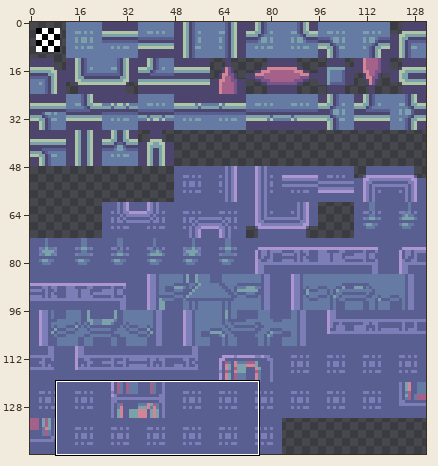
Edited in one commit: sprite sheet (TowerOfDreams/tilesets/tFloor1/output_tileset.png). Above, an overview of the earlier version with the close-up marked.
Close-up. First the earlier version:
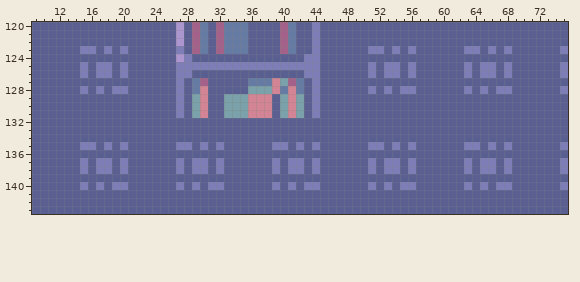
The file is 132x144 pixels. Shown: x 9..75, y 120..143.
And afterwards:
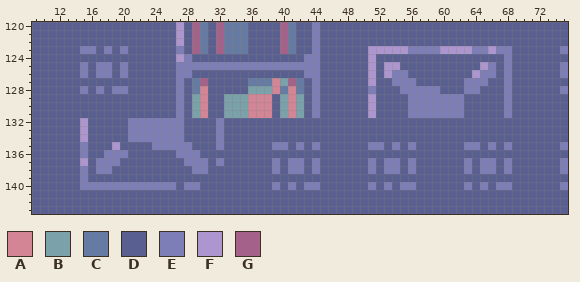
Palette (. is transparent): A #d38595  B #7ba1ab  C #657ba3  D #5a5f92  E #7d7db7  F #ad96cf  G #a4628a
From old to new:
@@ x 9..75 @@
 122 DDDDDDDDDDDDDDDDDDFDGCDGCCCDDDDGCDDEDDDDDDDDDDDDDDDDDDDDDDDDDDDDDDD
-123 DDDDDDEEDEDEDDDDDDEDGCDGCCCDDDDGCDDEDDDDDDEEDEDEDDDDDDEEDEDEDDDDDDE
-124 DDDDDDDDDDDDDDDDDDFEDDDDDDDDDDDDDDEEDDDDDDDDDDDDDDDDDDDDDDDDDDDDDDD
-125 DDDDDDEDEEDEDDDDDDEEEEEEEEEEEEEEEEEEDDDDDDEDEEDEDDDDDDEDEEDEDDDDDDE
-126 DDDDDDEDEEDEDDDDDDEEDDDDDDDDDDDDDDEEDDDDDDEDEEDEDDDDDDEDEEDEDDDDDDE
-127 DDDDDDDDDDDDDDDDDDEDCGDDDDDCCCABGCDEDDDDDDDDDDDDDDDDDDDDDDDDDDDDDDD
-128 DDDDDDEDEDEEDDDDDDEDCADDDDDBBBACACDEDDDDDDEDEDEEDDDDDDEDEDEEDDDDDDE
-129 DDDDDDDDDDDDDDDDDDEDBADDBBBAAADBABDEDDDDDDDDDDDDDDDDDDDDDDDDDDDDDDD
-130 DDDDDDDDDDDDDDDDDDEDBADDBBBAAADBABDEDDDDDDDDDDDDDDDDDDDDDDDDDDDDDDD
-131 DDDDDDDDDDDDDDDDDDEDBADDBBBAAADBABDEDDDDDDDDDDDDDDDDDDDDDDDDDDDDDDD
-132 DDDDDDDDDDDDDDDDDDDDDDDDDDDDDDDDDDDDDDDDDDDDDDDDDDDDDDDDDDDDDDDDDDD
-133 DDDDDDDDDDDDDDDDDDDDDDDDDDDDDDDDDDDDDDDDDDDDDDDDDDDDDDDDDDDDDDDDDDD
-134 DDDDDDDDDDDDDDDDDDDDDDDDDDDDDDDDDDDDDDDDDDDDDDDDDDDDDDDDDDDDDDDDDDD
-135 DDDDDDEEDEDEDDDDDDEEDEDEDDDDDDEEDEDEDDDDDDEEDEDEDDDDDDEEDEDEDDDDDDE
-136 DDDDDDDDDDDDDDDDDDDDDDDDDDDDDDDDDDDDDDDDDDDDDDDDDDDDDDDDDDDDDDDDDDD
-137 DDDDDDEDEEDEDDDDDDEDEEDEDDDDDDEDEEDEDDDDDDEDEEDEDDDDDDEDEEDEDDDDDDE
-138 DDDDDDEDEEDEDDDDDDEDEEDEDDDDDDEDEEDEDDDDDDEDEEDEDDDDDDEDEEDEDDDDDDE
-139 DDDDDDDDDDDDDDDDDDDDDDDDDDDDDDDDDDDDDDDDDDDDDDDDDDDDDDDDDDDDDDDDDDD
-140 DDDDDDEDEDEEDDDDDDEDEDEEDDDDDDEDEDEEDDDDDDEDEDEEDDDDDDEDEDEEDDDDDDE
+123 DDDDDDEEDEDEDDDDDDEDGCDGCCCDDDDGCDDEDDDDDDFFFFFEEEEFFFFEEFEEDDDDDDE
+124 DDDDDDDDDDDDDDDDDDFEDDDDDDDDDDDDDDEEDDDDDDFDDDDDDDDDDDDDDDDEDDDDDDD
+125 DDDDDDEDEEDEDDDDDDEEEEEEEEEEEEEEEEEEDDDDDDFDFFDDDDDDDDDDFEDEDDDDDDE
+126 DDDDDDEDEEDEDDDDDDEEDDDDDDDDDDDDDDEEDDDDDDFDFEEDDDDDDDDFEEDEDDDDDDE
+127 DDDDDDDDDDDDDDDDDDEDCGDDDDDCCCABGCDEDDDDDDFDDEEEDDDDDDEEEDDEDDDDDDD
+128 DDDDDDEDEDEEDDDDDDEDCADDDDDBBBACACDEDDDDDDEDDDEEEEEDDDEEDDDEDDDDDDE
+129 DDDDDDDDDDDDDDDDDDEDBADDBBBAAADBABDEDDDDDDFDDDDEEEEEEEDDDDDEDDDDDDD
+130 DDDDDDDDDDDDDDDDDDEDBADDBBBAAADBABDEDDDDDDFDDDDEEEEEEEDDDDDEDDDDDDD
+131 DDDDDDDDDDDDDDDDDDEDBADDBBBAAADBABDEDDDDDDFDDDDEEEEEEEDDDDDEDDDDDDD
+132 DDDDDDFDDDDDEEEEEEEDDDDEDDDDDDDDDDDDDDDDDDDDDDDDDDDDDDDDDDDDDDDDDDD
+133 DDDDDDFDDDDDEEEEEEEDDDDEDDDDDDDDDDDDDDDDDDDDDDDDDDDDDDDDDDDDDDDDDDD
+134 DDDDDDFDDDDDEEEEEEEDDDDEDDDDDDDDDDDDDDDDDDDDDDDDDDDDDDDDDDDDDDDDDDD
+135 DDDDDDEDDDFDDDDEEEEEDDDEDDDDDDEEDEDEDDDDDDEEDEDEDDDDDDEEDEDEDDDDDDE
+136 DDDDDDEDDEEEDDDDDDEEEDDDDDDDDDDDDDDDDDDDDDDDDDDDDDDDDDDDDDDDDDDDDDD
+137 DDDDDDFDEEEDDDDDDDDEEEDEDDDDDDEDEEDEDDDDDDEDEEDEDDDDDDEDEEDEDDDDDDE
+138 DDDDDDEDEEDDDDDDDDDDEEDDDDDDDDEDEEDEDDDDDDEDEEDEDDDDDDEDEEDEDDDDDDE
+139 DDDDDDEDDDDDDDDDDDDDDDDDDDDDDDDDDDDDDDDDDDDDDDDDDDDDDDDDDDDDDDDDDDD
+140 DDDDDDEEEEEEEEEEEEDEEDDDDDDDDDEDEDEEDDDDDDEDEDEEDDDDDDEDEDEEDDDDDDE
 141 DDDDDDDDDDDDDDDDDDDDDDDDDDDDDDDDDDDDDDDDDDDDDDDDDDDDDDDDDDDDDDDDDDD
